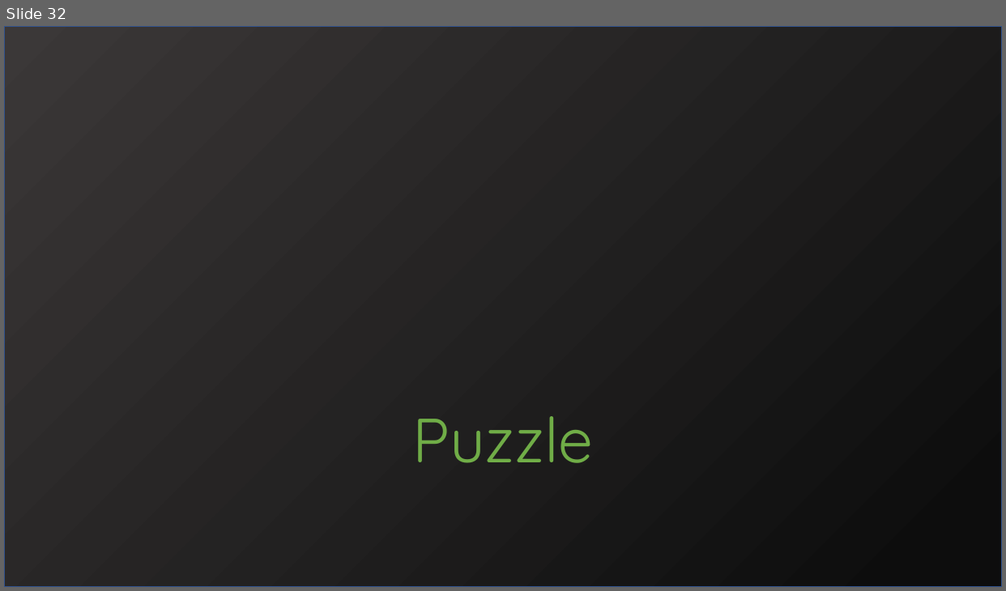
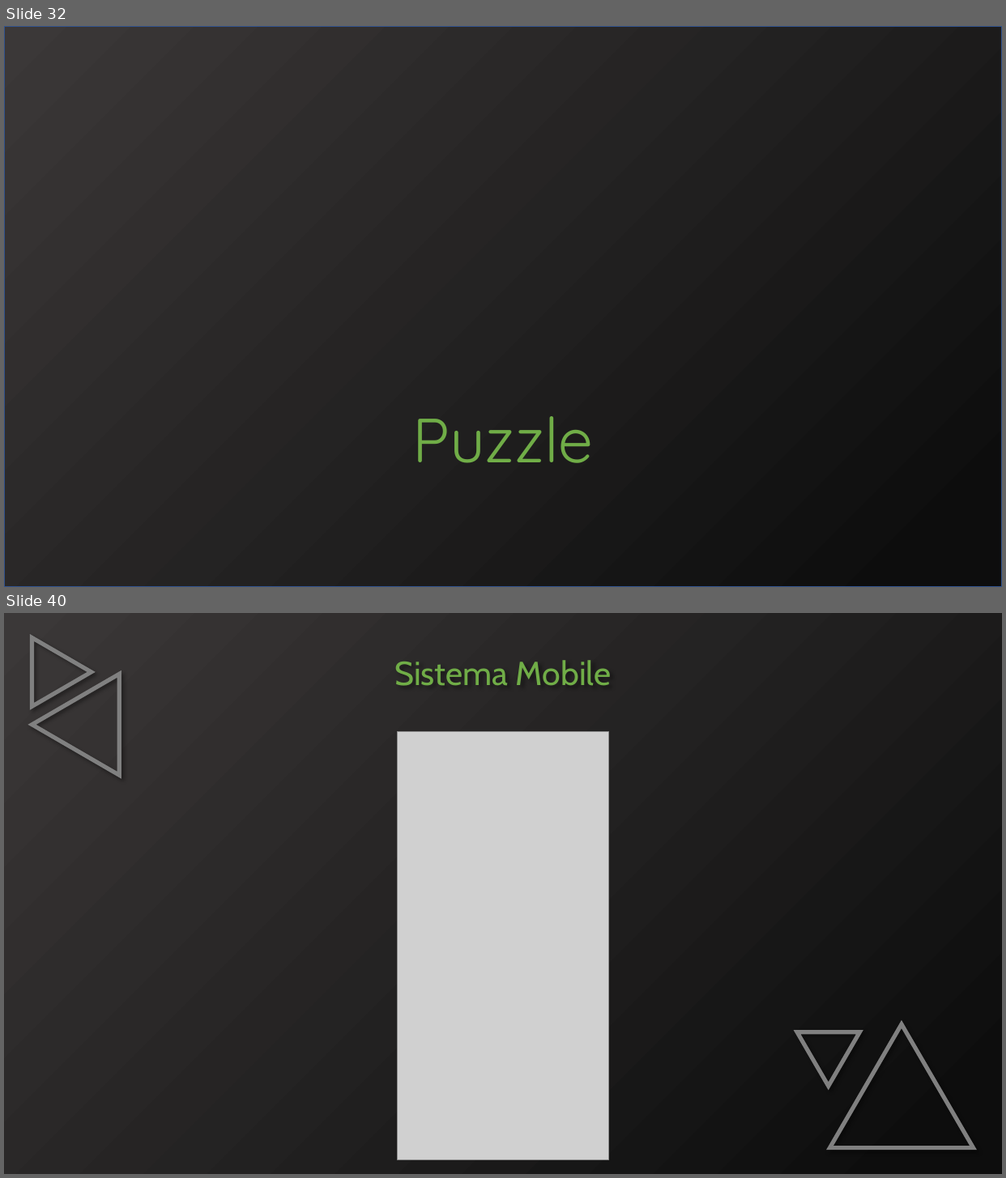
Before and after one commit to SamuelHiroyuki/Scrolls, a slide deck: Apresentação.pptx. Shown one above the other, each under a label of ours: slide 32 before the commit, slides 32 and 40 after it; the slides between them are not shown. The pictures are 1006x591 and 1006x1178 pixels, drawn with LibreOffice and Linux fonts; fonts in the diff are those of the drawing; grey boxes stand for pictures. Boxes give left, top, right and bottom in pixels: in the first picture for what was removed or moved away, otherwise in the second. Text is boxed around its words. In the diff, an @@ line names an element or a change of style, - is before the commit and + after.

```diff
--- a/Apresentação.pptx
+++ b/Apresentação.pptx
@@ slide 40 added at (4,613,1002,1174), background #FFFFFF @@
@@ rectangle added at (4,613,1002,1174), fill gradient #3B3838 to #0D0D0D, outline #325491 1 pt @@
@@ freeform shape added at (4,613,1002,1174), fill gradient #3B3838 to #0D0D0D @@
@@ triangle added at (32,637,91,706), outline #808080 4 pt @@
@@ text added at (395,660,612,686), 32 pt, text #70AD47 @@
+Sistema Mobile
@@ triangle added at (32,675,119,776), outline #808080 4 pt @@
@@ picture added at (166,732,1002,1123) @@
@@ picture added at (397,732,609,1161) @@
@@ triangle added at (829,1024,974,1148), outline #808080 4 pt @@
@@ triangle added at (798,1033,860,1086), outline #808080 4 pt @@
```
Also in this commit, not shown: 3 slides changed, 6 other slides added, 1 other file.
